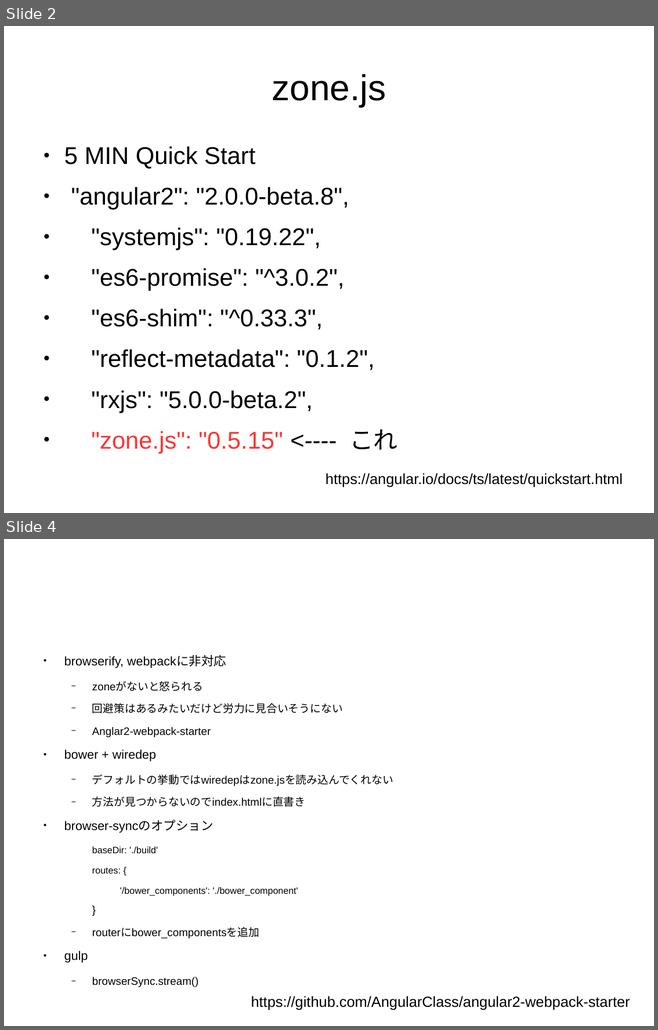
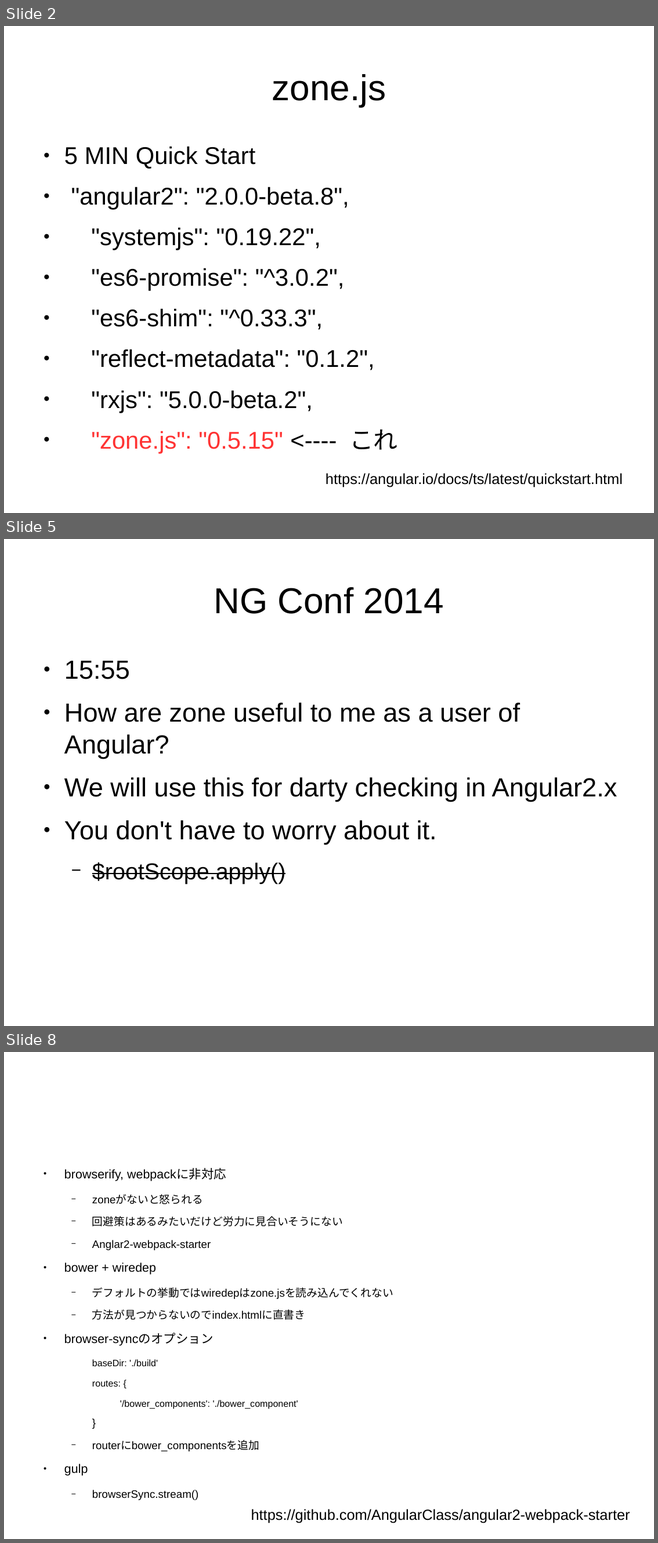
Before and after one commit to sallop/zone-tutorial, a slide deck: resume.odp. Shown one above the other, each under a label of ours: slides 2 and 4 before the commit, slides 2, 5 and 8 after it; the slides between them are not shown. The pictures are 658x1030 and 658x1543 pixels, drawn with LibreOffice and Linux fonts; fonts in the diff are those of the drawing. Boxes give left, top, right and bottom in pixels: in the first picture for what was removed or moved away, otherwise in the second. Text is boxed around its words. In the diff, an @@ line names an element or a change of style, - is before the commit and + after.

```diff
--- a/resume.odp
+++ b/resume.odp
@@ slide 5 added at <box>4,539,654,1026</box>, background #FFFFFF @@
@@ title added at <box>213,587,444,614</box>, 44 pt, text #000000 @@
+NG Conf 2014
@@ text added at <box>64,661,617,884</box>, 32 pt, text #000000 @@
+● 15:55
+● How are zone useful to me as a user of Angular?
+● We will use this for darty checking in Angular2.x
+● You don't have to worry about it.
+  − $rootScope.apply()
@@ what was slide 4 is now slide 8 @@
```
Also in this commit, not shown: 1 slide changed, 8 other slides added.
